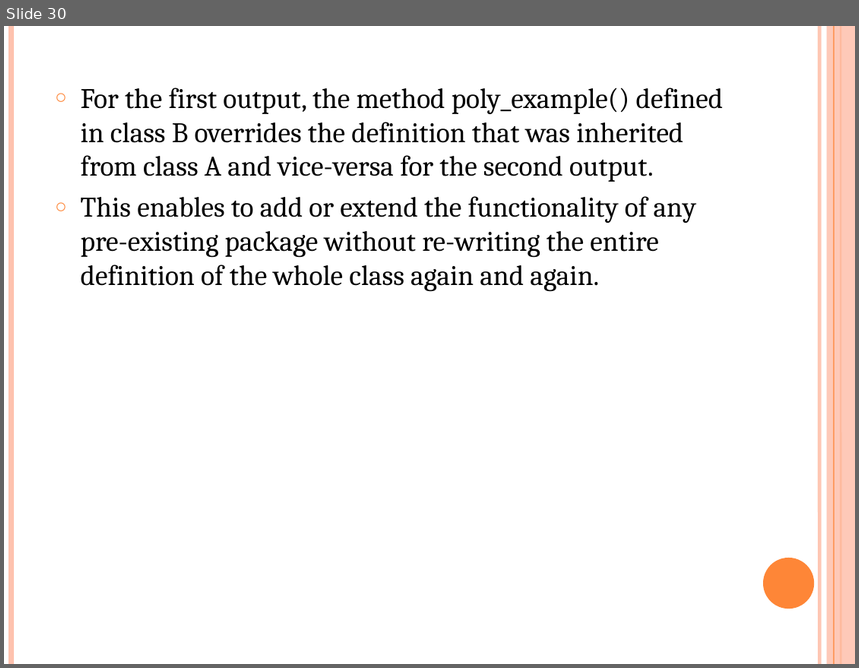
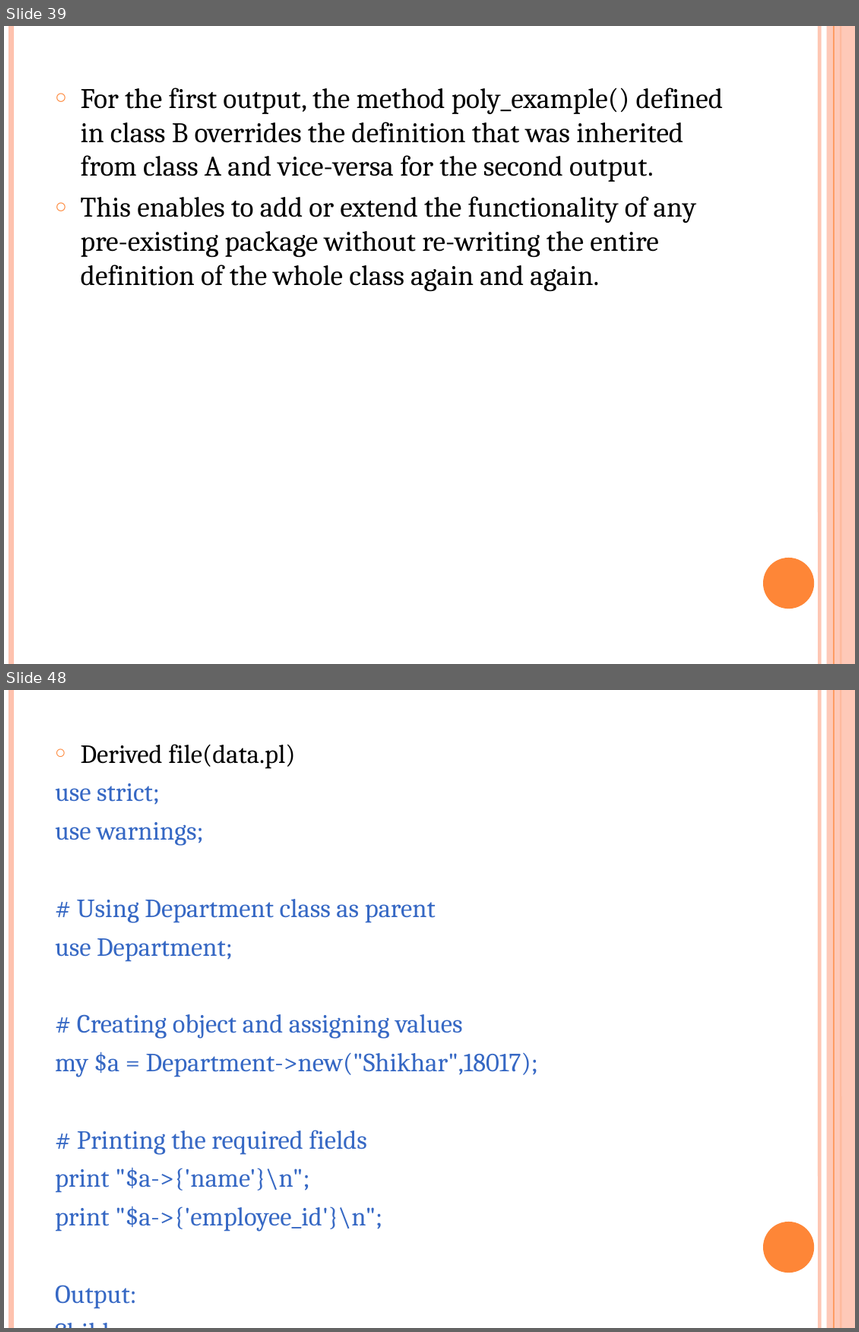
Before and after one commit to srivalli-project/BI_Team_Status, a slide deck: Santhoshi/PerlOOPs.pptx. Shown one above the other, each under a label of ours: slide 30 before the commit, slides 39 and 48 after it; the slides between them are not shown. The pictures are 859x668 and 859x1332 pixels, drawn with LibreOffice and Linux fonts; fonts in the diff are those of the drawing. Boxes give left, top, right and bottom in pixels: in the first picture for what was removed or moved away, otherwise in the second. Text is boxed around its words. In the diff, an @@ line names an element or a change of style, - is before the commit and + after.

```diff
--- a/Santhoshi/PerlOOPs.pptx
+++ b/Santhoshi/PerlOOPs.pptx
@@ slide 48 added at box(4, 690, 855, 1328), background #FFFFFF; not listed: 6 template elements that a slide beside it also shows @@
@@ text added at box(55, 744, 538, 1309), 22.2 pt, text #3668C4 @@
+○ Derived file(data.pl)
+use strict;
+use warnings;
+# Using Department class as parent
+use Department;
+# Creating object and assigning values
+my $a = Department->new("Shikhar",18017);
+# Printing the required fields
+print "$a->{'name'}\n";
+print "$a->{'employee_id'}\n";
+Output:
+Shikhar
+18017
@@ what was slide 30 is now slide 39 @@
```
Also in this commit, not shown: 22 other slides added, 1 slide removed, 7 other files.
